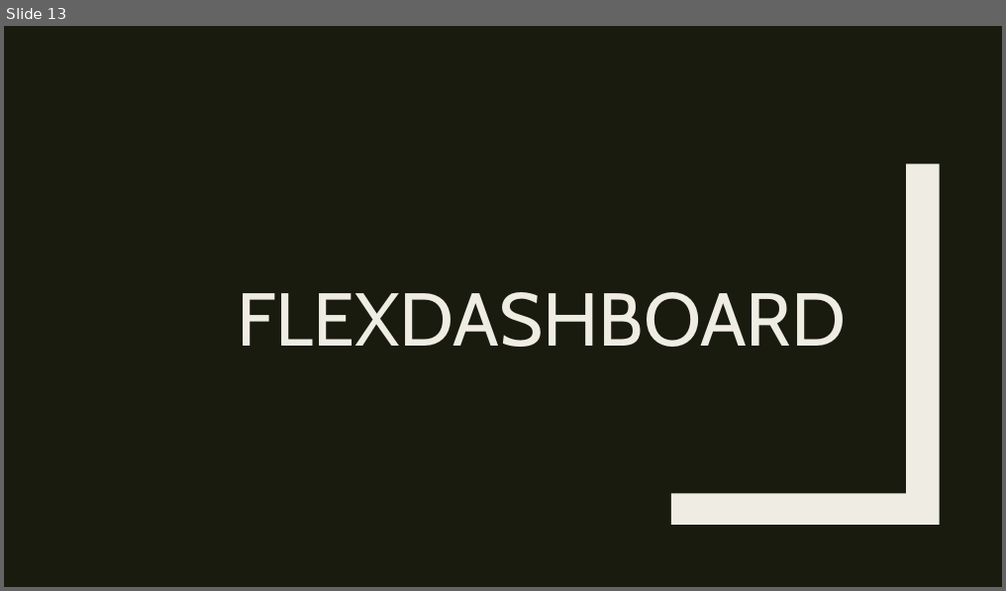
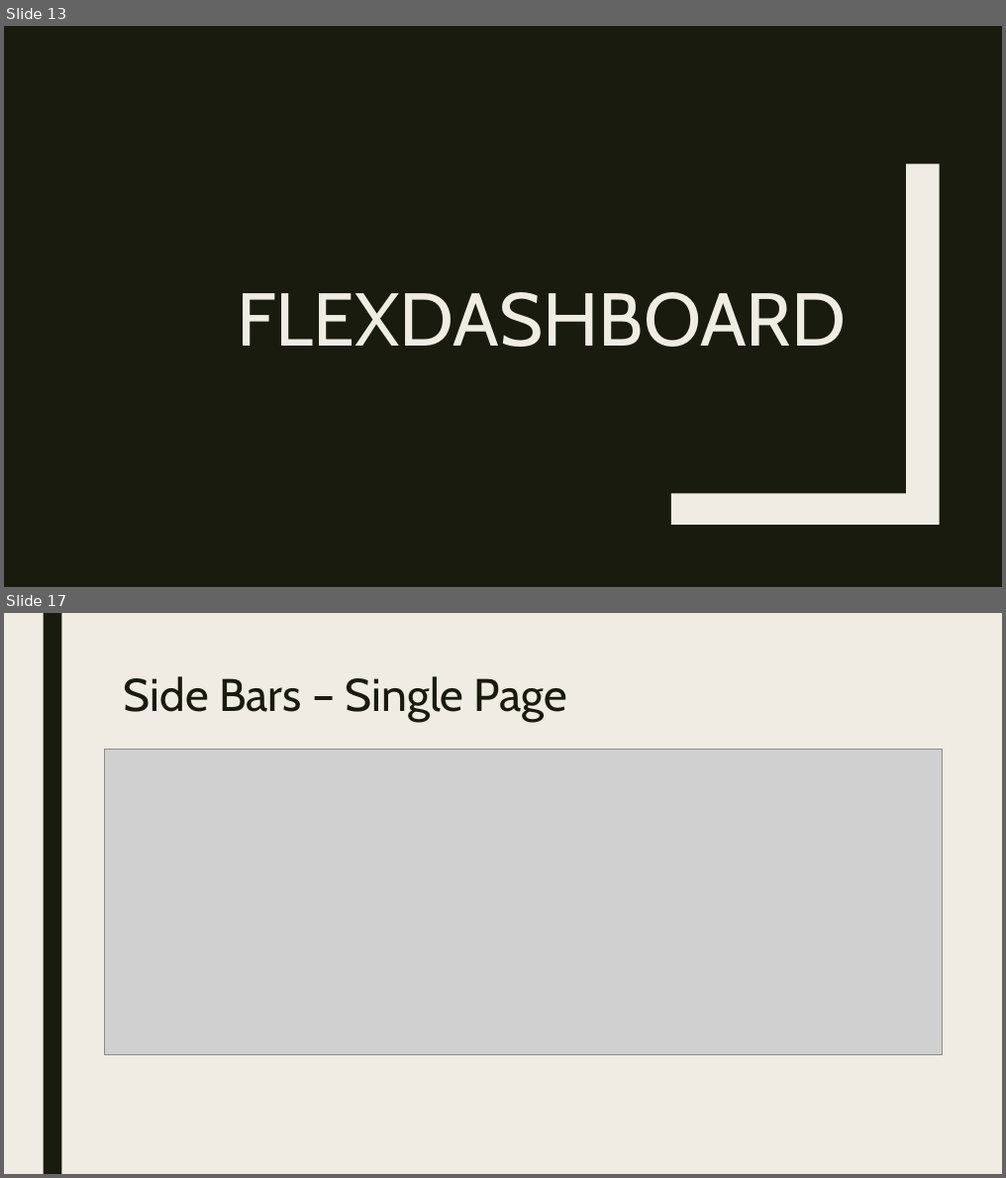
Before and after one commit to RforOperations2018/Class_2, a slide deck: Class 6.pptx. Shown one above the other, each under a label of ours: slide 13 before the commit, slides 13 and 17 after it; the slides between them are not shown. The pictures are 1006x591 and 1006x1178 pixels, drawn with LibreOffice and Linux fonts; fonts in the diff are those of the drawing; grey boxes stand for pictures. Boxes give left, top, right and bottom in pixels: in the first picture for what was removed or moved away, otherwise in the second. Text is boxed around its words. In the diff, an @@ line names an element or a change of style, - is before the commit and + after.

```diff
--- a/Class 6.pptx
+++ b/Class 6.pptx
@@ slide 17 added at (x1=4, y1=613, x2=1002, y2=1174), background #EFEDE3 @@
@@ rectangle added at (x1=43, y1=613, x2=61, y2=1174), fill #191B0E @@
@@ title added at (x1=124, y1=676, x2=568, y2=722), 44 pt, text #191B0E @@
+Side Bars – Single Page
@@ picture added at (x1=104, y1=750, x2=943, y2=1055) @@
```
Also in this commit, not shown: 8 slides changed, 5 other slides added, 1 other file.
